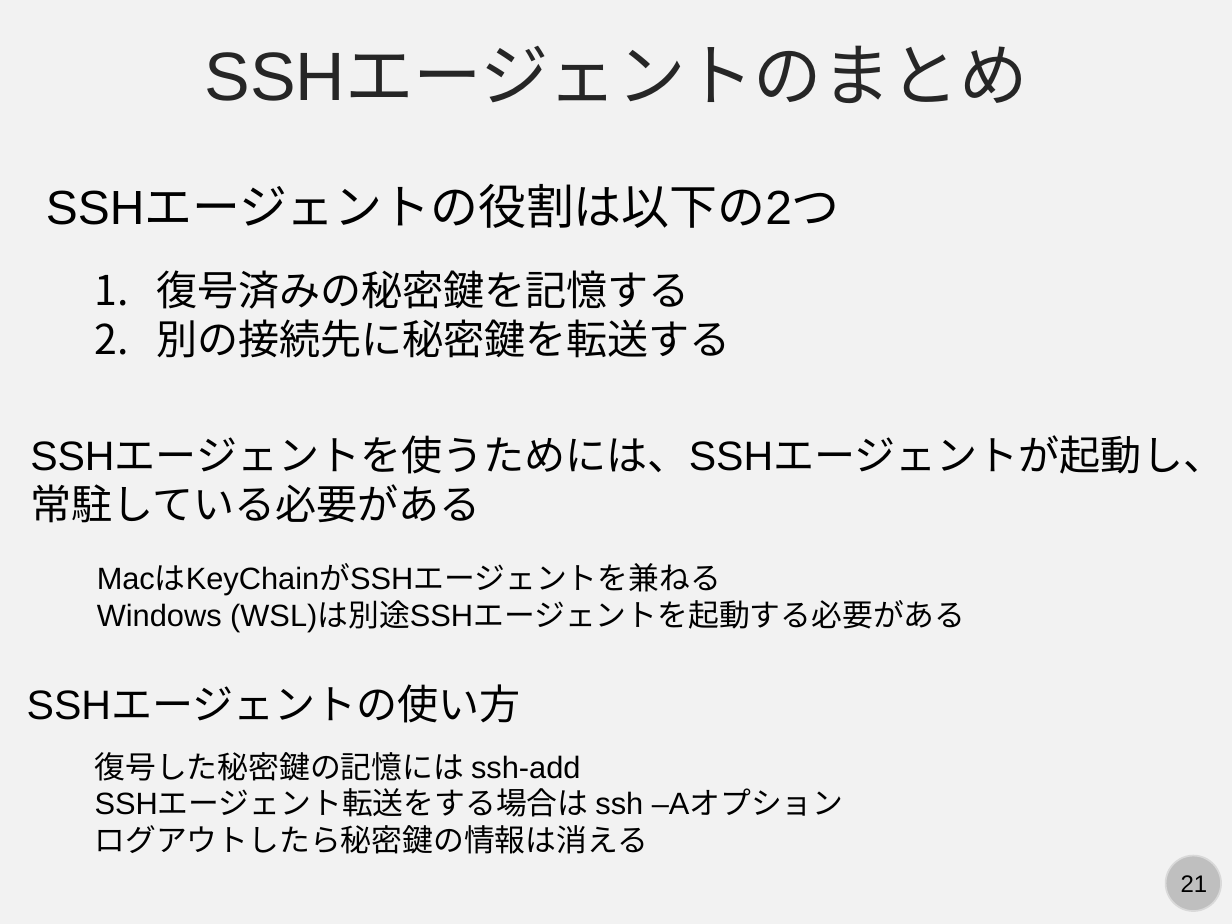
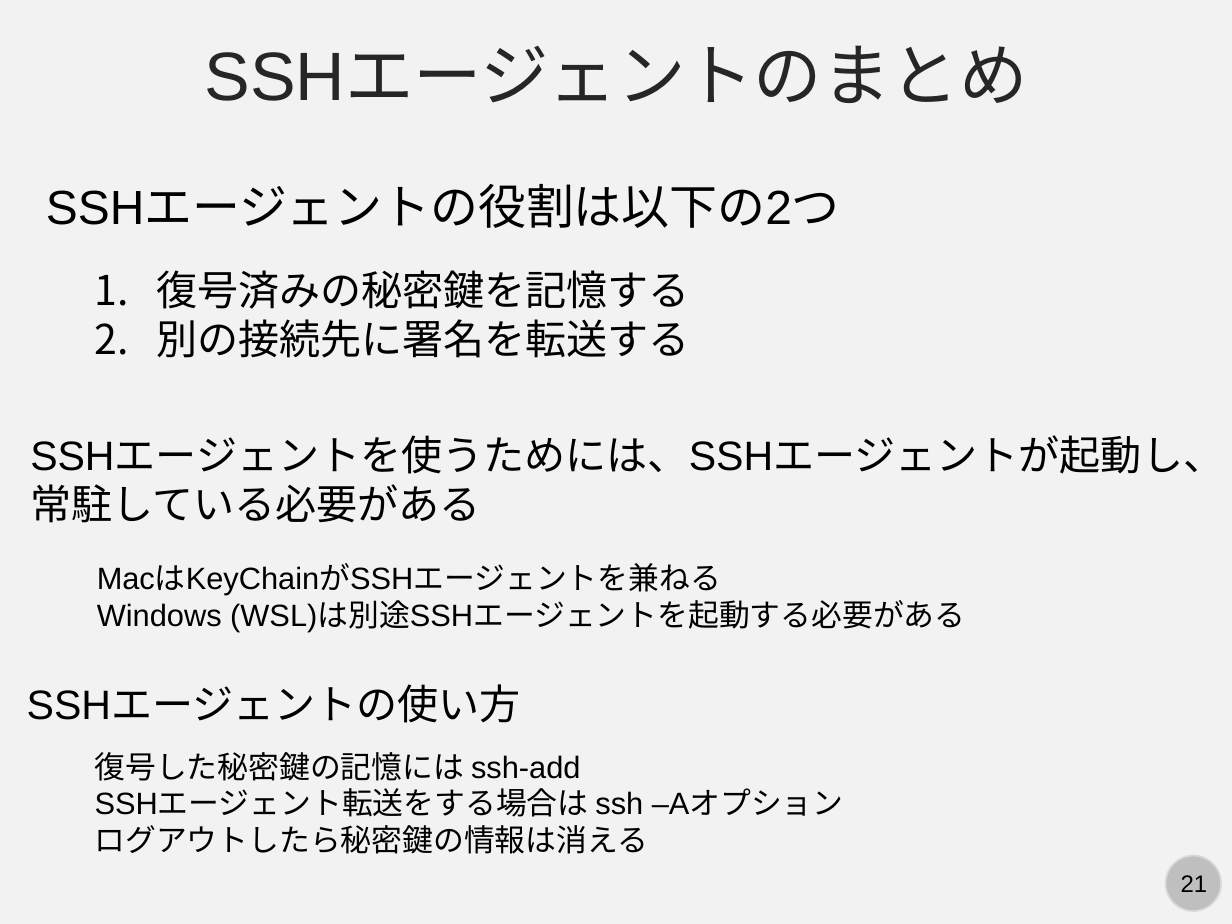
Before and after one commit to kaityo256/lab_startup, a slide deck: slide 21 of ssh/ssh.pptx. Drawn at 1232x924 pixels with LibreOffice and Linux fonts; fonts in the diff are those of the drawing. Boxes give left, top, right and bottom in pixels: in the first picture for what was removed or moved away, otherwise in the second. Text is boxed around its words. In the diff, an @@ line names an element or a change of style, - is before the commit and + after.

```diff
--- a/ssh/ssh.pptx
+++ b/ssh/ssh.pptx
@@ text at [156, 319, 690, 358]: text changed @@
-2. 別の接続先に秘密鍵を転送する
+2. 別の接続先に署名を転送する
```
Also in this commit, not shown: 3 other slides changed, 2 other files.
